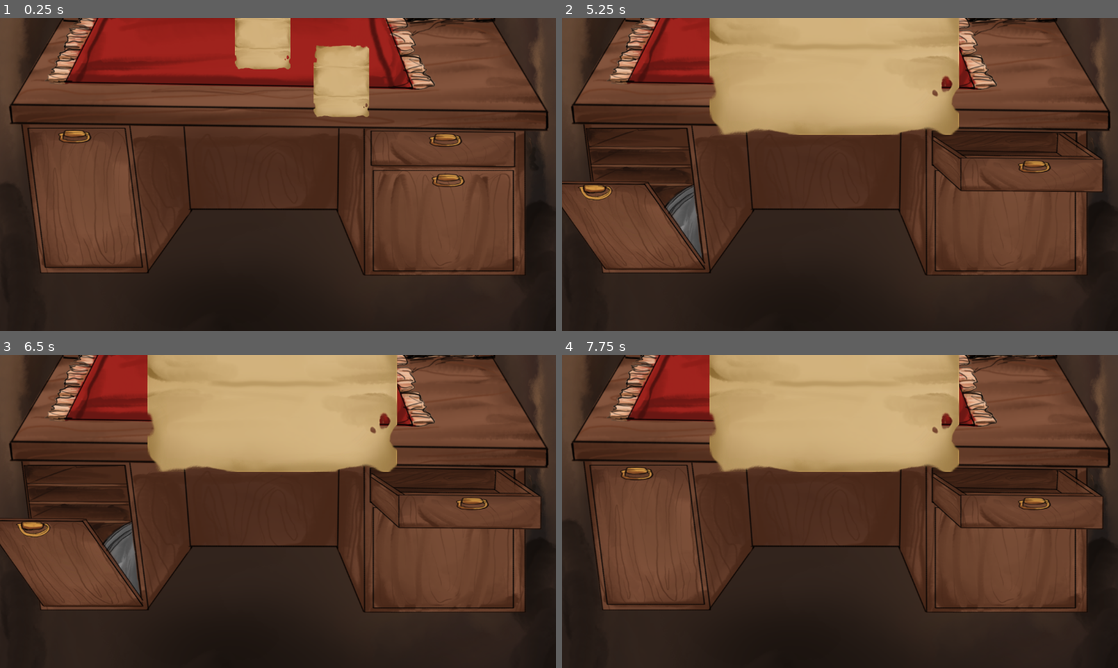
Above: before the commit, frames 1-4 (two rows, left to right).
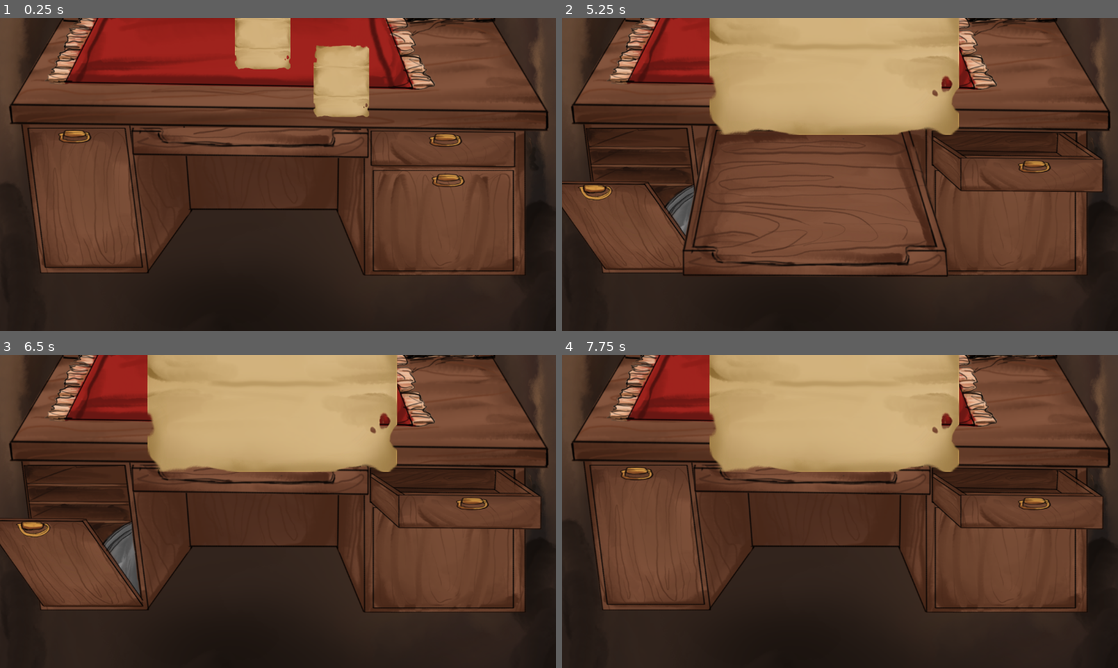
Above: after the commit, the same moments.

Repository: AdkinsC0211/SSUJam23
Game: Godot game, scene res://scenes/desk.tscn
Two runs of this game, one before a commit and one after it. Both use one fixed random seed, a clock stepped at 60 frames per second and the inputs below. The project has no main scene, so this scene is started directly.
Inputs (mouse positions are in pixels of both pictures, inside the frame that each line leads up to):
- Up to frame 1 (0.25 s): no input
- Up to frame 2 (5.25 s): click (645, 199) at 0.5 s; click (1006, 149) at 1.25 s; click (1006, 221) at 2 s; click (1029, 249) at 2.77 s; click (823, 33) at 3.5 s; click (901, 80) at 4.25 s; click (812, 143) at 5.02 s
- Up to frame 3 (6.5 s): click (250, 599) at 5.77 s
- Up to frame 4 (7.75 s): click (645, 536) at 6.5 s; click (1006, 486) at 7.25 s

The runs differ from the first frame. In frame 1, 2.4% of the frame differs, in the area x 23-67%, y 34-45%; in frame 2, 15%, in the area x 21-70%, y 34-83%; in frame 3, 2.0%; in frame 4, 2.0%.

Commit message:
Fixed center drawer behavior
Center drawer now behaves correctly

Diff:
--- a/scenes/center_drawer.gd
+++ b/scenes/center_drawer.gd
@@ -10,7 +10,7 @@
 
 
 # Called every frame. 'delta' is the elapsed time since the previous frame.
-func _process(delta):
+func _process(_delta):
 	pass
 
 
--- a/scenes/center_drawer.tscn
+++ b/scenes/center_drawer.tscn
@@ -25,6 +25,7 @@
 [node name="drawer_papers" type="Node" parent="."]
 
 [node name="open_face" type="TextureRect" parent="."]
+visible = false
 offset_left = -377.471
 offset_top = -245.0
 offset_right = 421.529
--- a/scenes/desk.tscn
+++ b/scenes/desk.tscn
@@ -56,7 +56,6 @@
 front_texture = ExtResource("16_slmwq")
 
 [node name="center_drawer" parent="desk_base_root" instance=ExtResource("15_arkyy")]
-visible = false
 position = Vector2(63.0001, 149)
 scale = Vector2(0.802711, 1)
 
